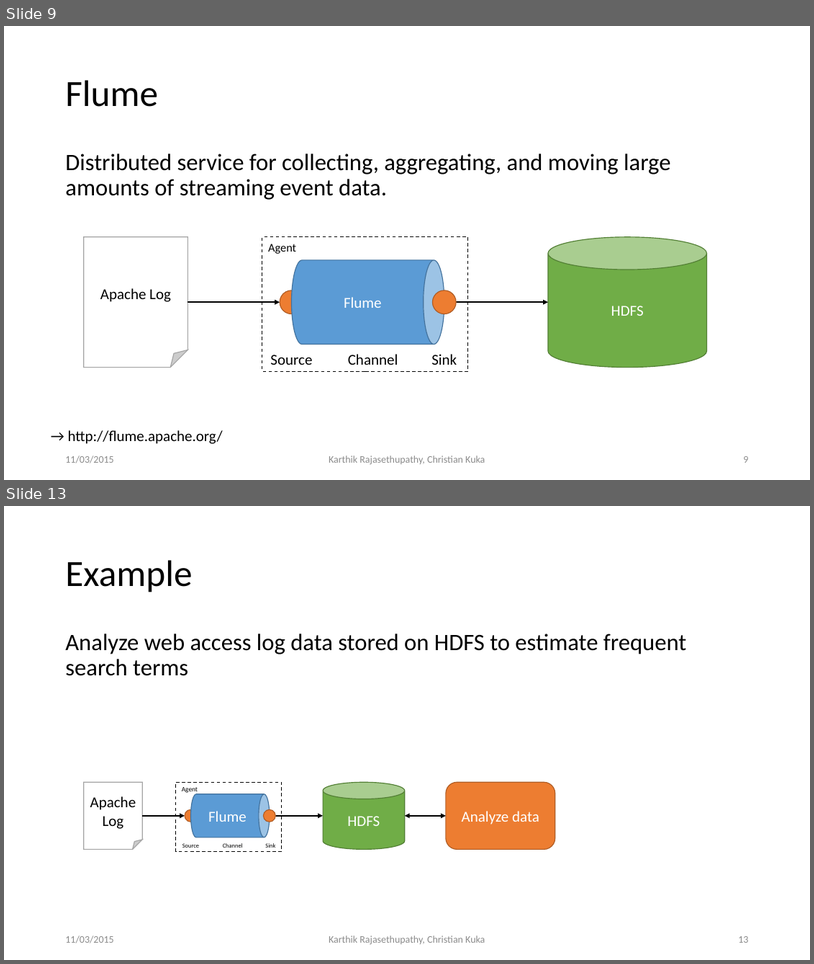
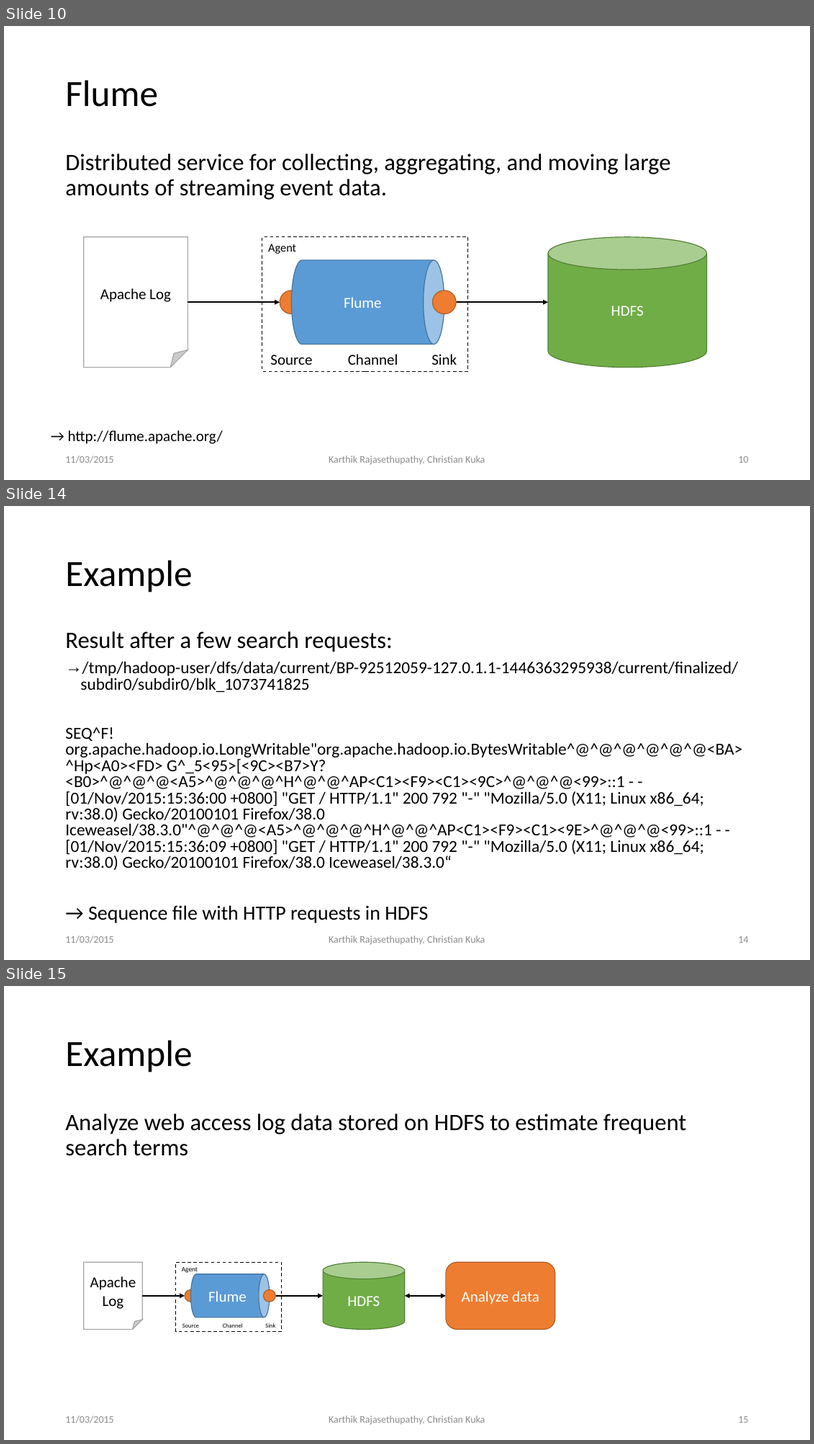
Before and after one commit to ckuka/SHDS, a slide deck: slides/ShanghaiDataScience_Master.pptx. Shown one above the other, each under a label of ours: slides 9 and 13 before the commit, slides 10, 14 and 15 after it; the slides between them are not shown. The pictures are 814x964 and 814x1444 pixels, drawn with LibreOffice and Linux fonts; fonts in the diff are those of the drawing. Boxes give left, top, right and bottom in pixels: in the first picture for what was removed or moved away, otherwise in the second. Text is boxed around its words. In the diff, an @@ line names an element or a change of style, - is before the commit and + after.

```diff
--- a/slides/ShanghaiDataScience_Master.pptx
+++ b/slides/ShanghaiDataScience_Master.pptx
@@ slide 14 added at <box>4,506,810,960</box>, background #FFFFFF @@
@@ title added at <box>65,560,192,592</box>, 44 pt, text #000000 @@
+Example
@@ text added at <box>65,631,743,923</box>, 20 pt, text #000000 @@
+Result after a few search requests:
+→ /tmp/hadoop-user/dfs/data/current/BP-92512059-127.0.1.1-1446363295938/current/finalized/subdir0/subdir0/blk_1073741825
+SEQ^F!org.apache.hadoop.io.LongWritable"org.apache.hadoop.io.BytesWritable^@^@^@^@^@^@<BA>^Hp<A0><FD> G^_5<95>[<9C><B7>Y?<B0>^@^@^@<A5>^@^@^@^H^@^@^AP<C1><F9><C1><9C>^@^@^@<99>::1 - - [01/Nov/2015:15:36:00 +0800] "GET / HTTP/1.1" 200 792 "-" "Mozilla/5.0 (X11; Linux x86_64; rv:38.0) Gecko/20100101 Firefox/38.0 Iceweasel/38.3.0"^@^@^@<A5>^@^@^@^H^@^@^AP<C1><F9><C1><9E>^@^@^@<99>::1 - - [01/Nov/2015:15:36:09 +0800] "GET / HTTP/1.1" 200 792 "-" "Mozilla/5.0 (X11; Linux x86_64; rv:38.0) Gecko/20100101 Firefox/38.0 Iceweasel/38.3.0“
+→ Sequence file with HTTP requests in HDFS
@@ text added at <box>65,935,113,943</box>, 12 pt, text #8C8C8C @@
+11/03/2015
@@ text added at <box>329,935,485,944</box>, 12 pt, text #8C8C8C @@
+Karthik Rajasethupathy, Christian Kuka
@@ page number added at <box>738,936,748,942</box>, 12 pt, text #8C8C8C @@
+14
@@ what was slide 9 is now slide 10 @@
@@ page number at <box>738,456,748,462</box>: text changed @@
-9
+10
@@ what was slide 13 is now slide 15 @@
```
Also in this commit, not shown: 9 slides changed, 2 other slides added, 4 other files.
